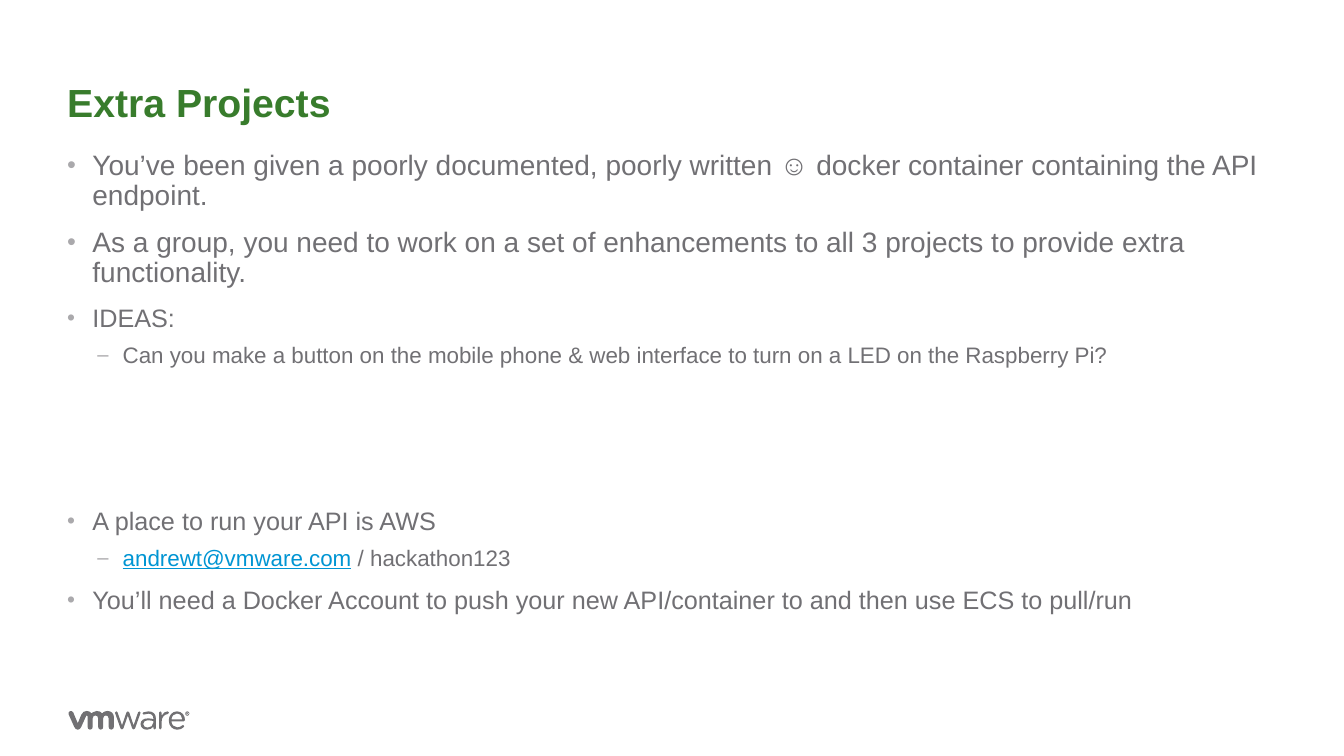
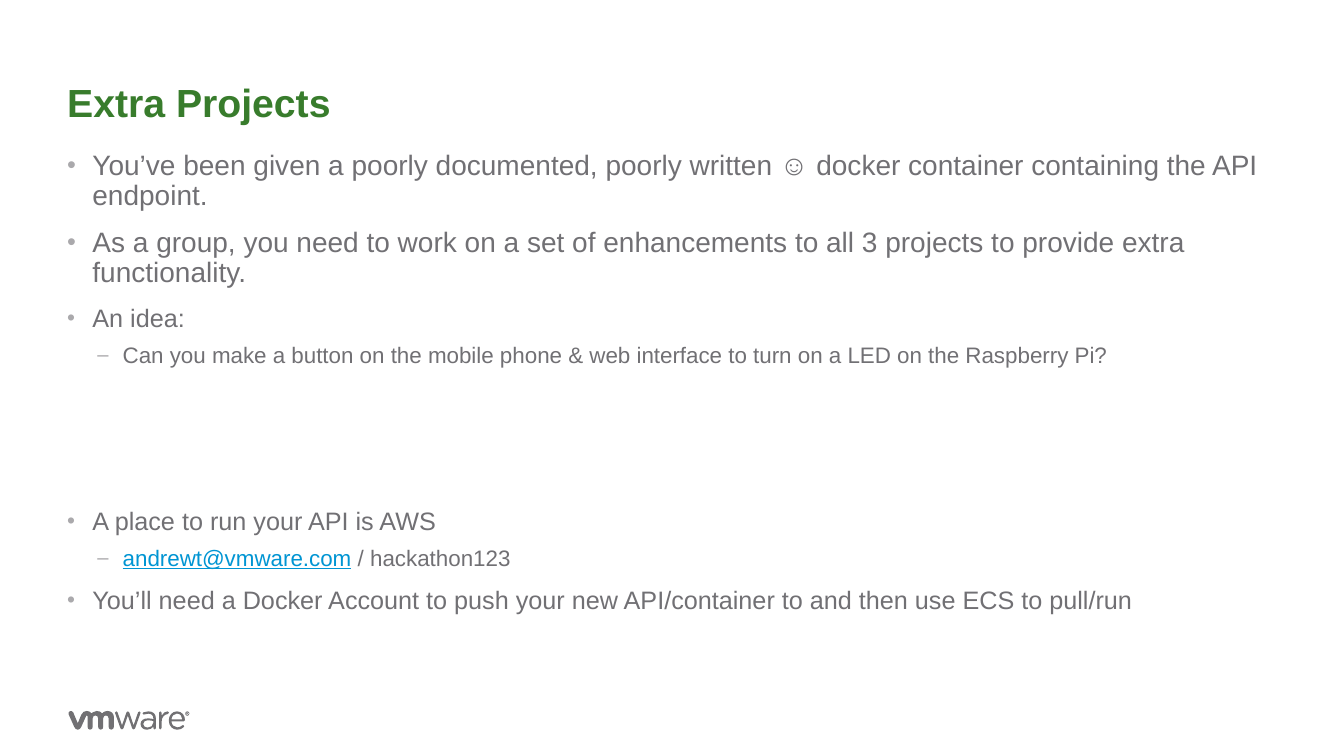
Before and after one commit to RobbieJVMW/SEHack, a slide deck: slide 5 of Instructions.pptx. Drawn at 1344x756 pixels with LibreOffice and Linux fonts; fonts in the diff are those of the drawing; background and template pictures are left out. Boxes give left, top, right and bottom in pixels: in the first picture for what was removed or moved away, otherwise in the second. Text is boxed around its words. In the diff, an @@ line names an element or a change of style, - is before the commit and + after.

```diff
--- a/Instructions.pptx
+++ b/Instructions.pptx
@@ text at [92,309,185,327]: text changed @@
-• IDEAS:
+• An idea:
```
Also in this commit, not shown: 4 other files.
